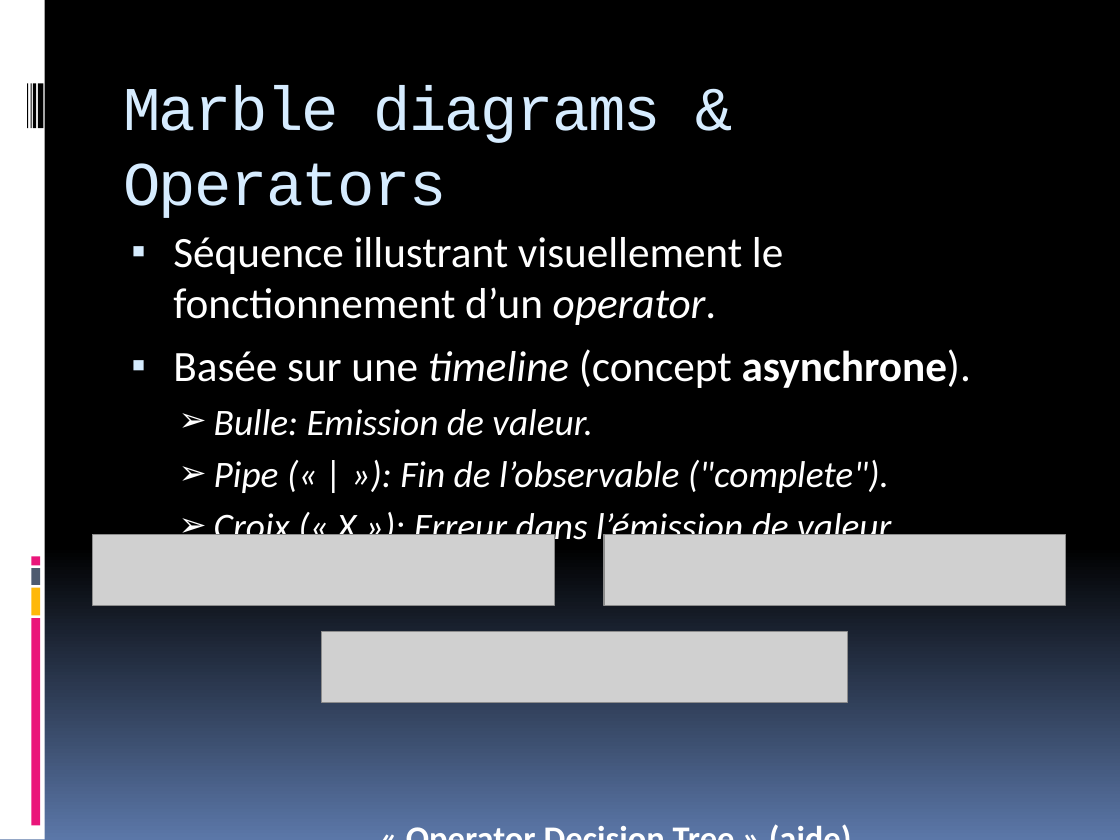
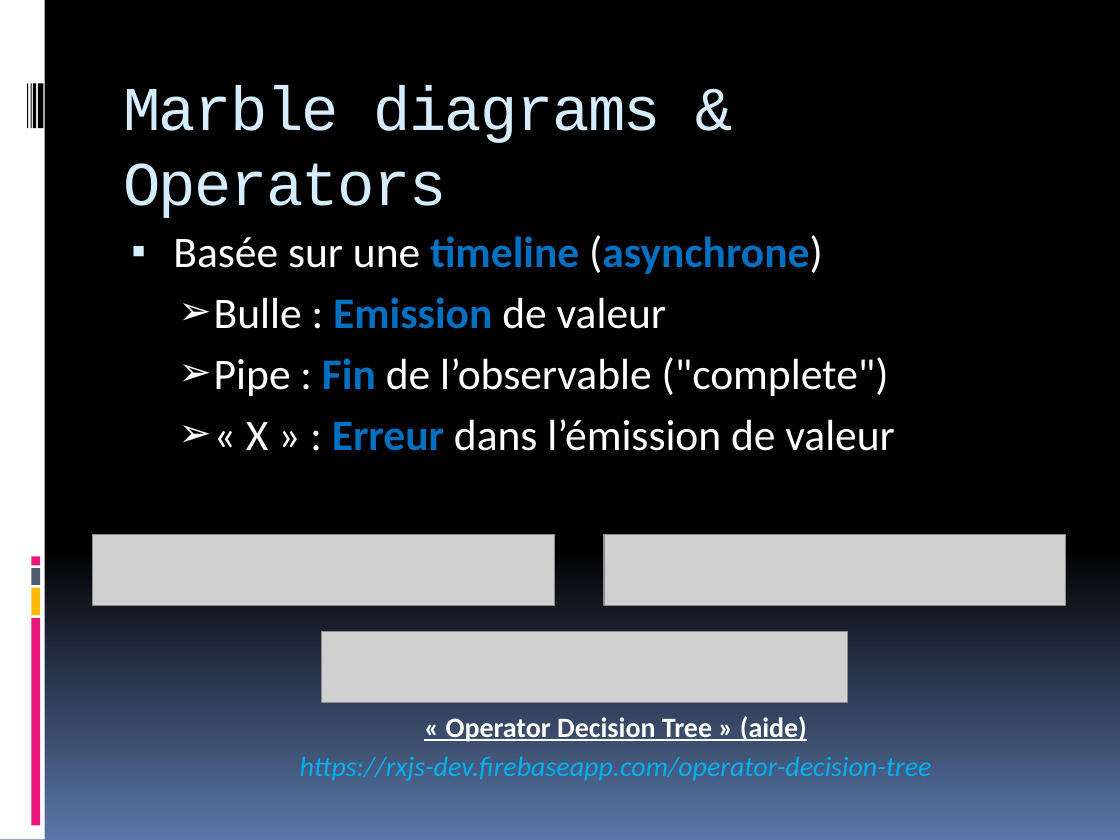
Before and after one commit to plip-plop/rxjsproject, a slide deck: slide 8 of RxJS_MARBLE_ET_OPERATOR.pptx. Drawn at 1120x840 pixels with LibreOffice and Linux fonts; fonts in the diff are those of the drawing; grey boxes stand for pictures. Boxes give left, top, right and bottom in pixels: in the first picture for what was removed or moved away, otherwise in the second. Text is boxed around its words. In the diff, an @@ line names an element or a change of style, - is before the commit and + after.

```diff
--- a/RxJS_MARBLE_ET_OPERATOR.pptx
+++ b/RxJS_MARBLE_ET_OPERATOR.pptx
@@ text at (173,235,894,451): text changed; size 24.1 to 28 pt; italic off @@
-▪ Séquence illustrant visuellement le fonctionnement d’un operator.
-▪ Basée sur une timeline (concept asynchrone).
-  ➢ Bulle: Emission de valeur.
-  ➢ Pipe (« | »): Fin de l’observable ("complete").
-  ➢ Croix (« X »): Erreur dans l’émission de valeur.
+▪ Basée sur une timeline (asynchrone)
+  ➢ Bulle : Emission de valeur
+  ➢ Pipe : Fin de l’observable ("complete")
+  ➢ « X » : Erreur dans l’émission de valeur
@@ text at (300,716,932,781): size 22.2 to 18 pt in "« Operator Decision Tree » (aide)"; size 16.6 to 18 pt in "https://rxjs-dev.firebaseapp.com/operator-decision-tree" @@
```
Also in this commit, not shown: 12 other slides changed, 1 other file.
